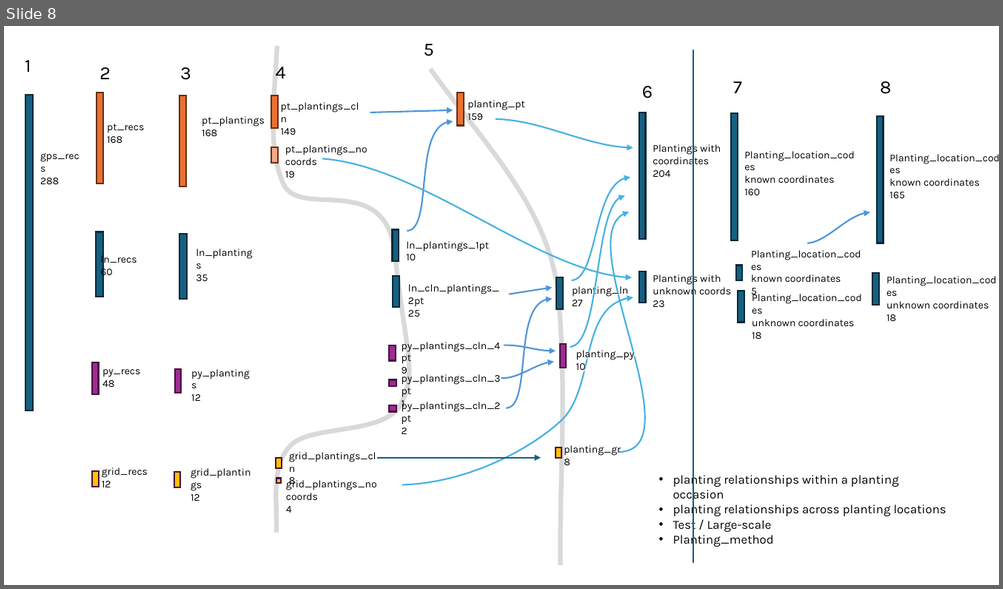
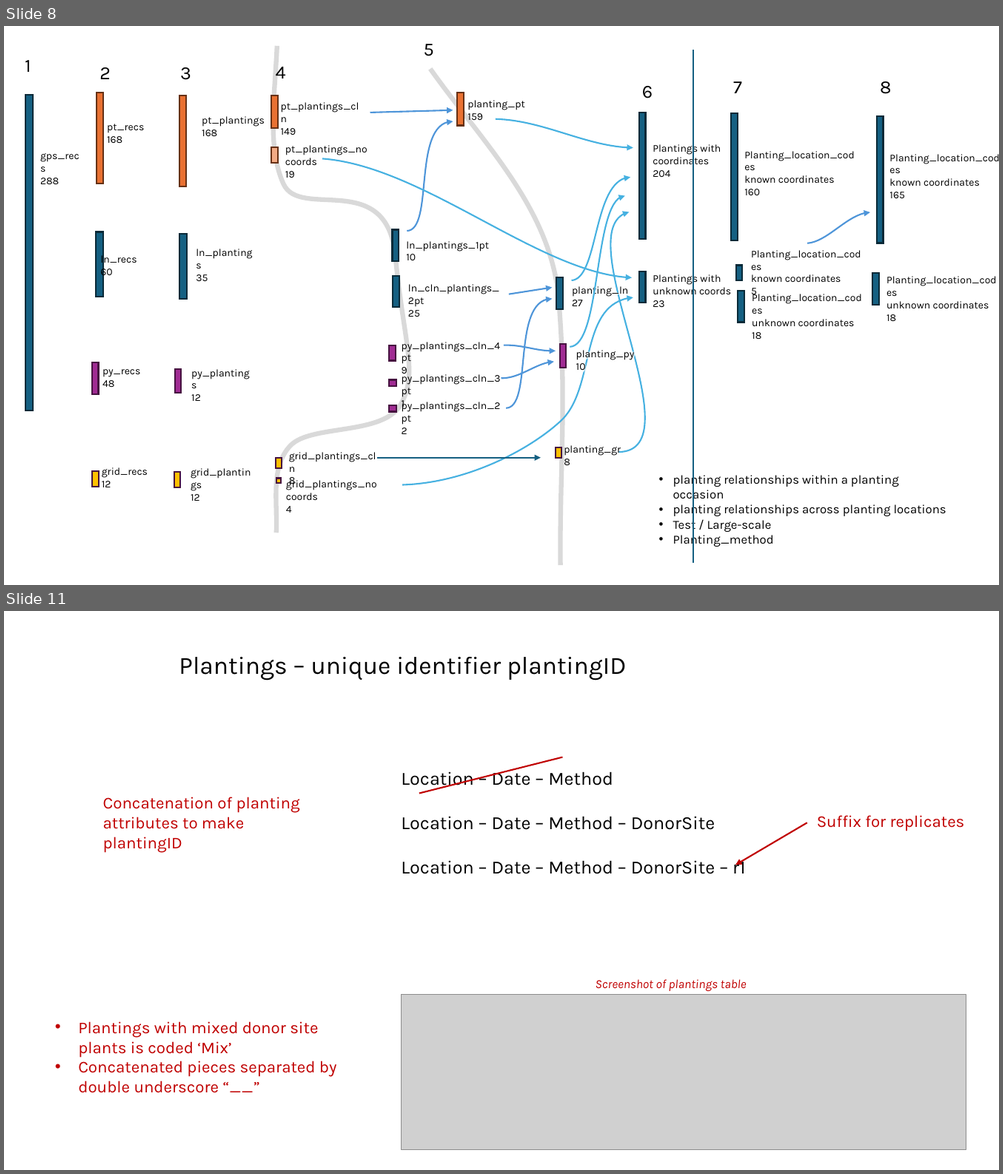
Before and after one commit to WA-Nearshore/seagrass-restoration-processing, a slide deck: docs/seagrass_restoration_storymap_notes.pptx. Shown one above the other, each under a label of ours: slide 8 before the commit, slides 8 and 11 after it; the slides between them are not shown. The pictures are 1003x589 and 1003x1174 pixels, drawn with LibreOffice and Linux fonts; fonts in the diff are those of the drawing; grey boxes stand for pictures. Boxes give left, top, right and bottom in pixels: in the first picture for what was removed or moved away, otherwise in the second. Text is boxed around its words. In the diff, an @@ line names an element or a change of style, - is before the commit and + after.

```diff
--- a/docs/seagrass_restoration_storymap_notes.pptx
+++ b/docs/seagrass_restoration_storymap_notes.pptx
@@ slide 11 added at [4, 611, 999, 1170], background #FFFFFF @@
@@ text added at [179, 657, 626, 681], 24 pt, text #000000 @@
+Plantings – unique identifier plantingID
@@ line added from (419, 794) to (563, 758), #C00000 1.5 pt @@
@@ text added at [401, 768, 745, 874], 18 pt, text #000000 @@
+Location – Date – Method
+Location – Date – Method – DonorSite
+Location – Date – Method – DonorSite – r1
@@ text added at [103, 797, 300, 853], 16 pt, text #C00000 @@
+Concatenation of planting attributes to make plantingID
@@ arrow added from (807, 823) to (735, 866), #C00000 1.5 pt @@
@@ text added at [817, 815, 965, 832], 16 pt, text #C00000 @@
+Suffix for replicates
@@ text added at [595, 980, 746, 991], 12 pt, text #C00000, italic @@
+Screenshot of plantings table
@@ picture added at [401, 995, 966, 1150] @@
@@ text added at [78, 1022, 337, 1093], 16 pt, text #C00000 @@
+• Plantings with mixed donor site plants is coded ‘Mix’
+• Concatenated pieces separated by double underscore “__”
```
Also in this commit, not shown: 4 slides changed, 1 other slide added, 1 slide removed, 3 other files.
